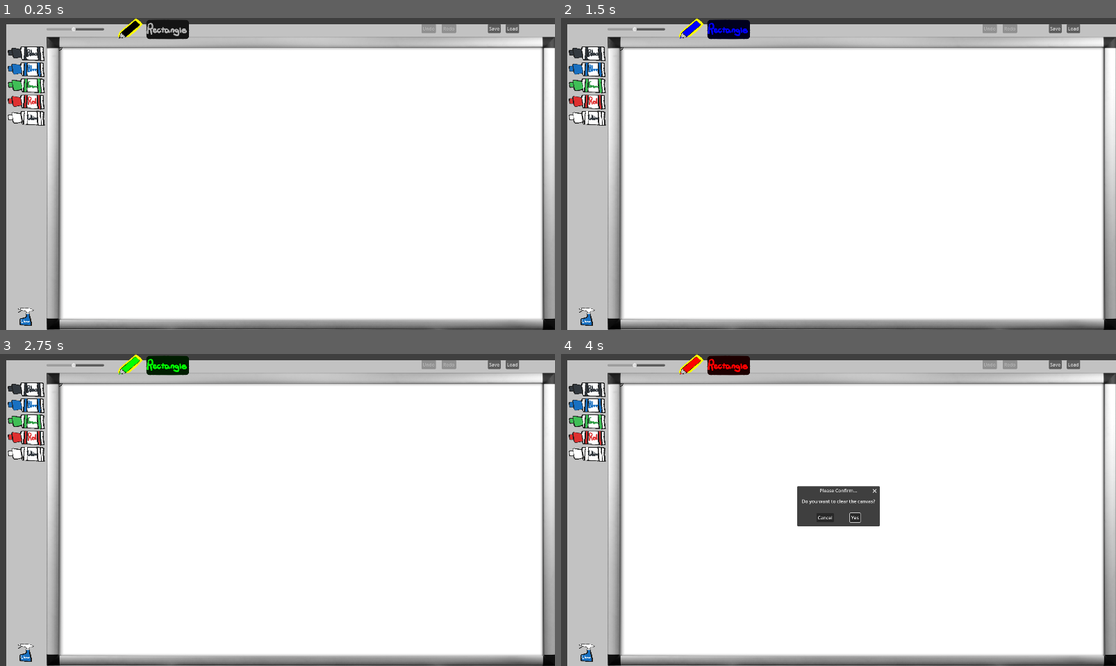
Above: before the commit, frames 1-4 (two rows, left to right).
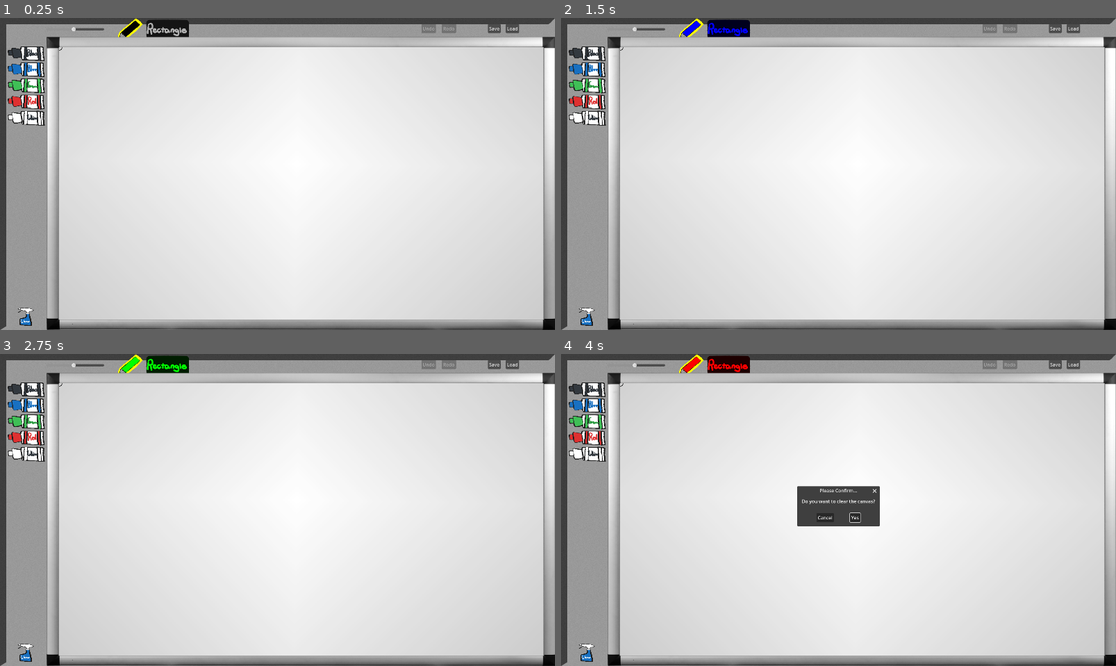
Above: after the commit, the same moments.

Repository: boardshapes/whiteboard
Game: Godot game, scene res://whiteboard.tscn
Same seed, same stepped clock (60 frames per second), same inputs: the game is played once before the commit and once after it.
Inputs (mouse positions are in pixels of both pictures, inside the frame that each line leads up to):
- Up to frame 1 (0.25 s): no input
- Up to frame 2 (1.5 s): click (588, 52) at 0.5 s; click (588, 71) at 1.25 s
- Up to frame 3 (2.75 s): click (27, 422) at 2 s
- Up to frame 4 (4 s): click (588, 438) at 2.75 s; click (588, 653) at 3.5 s

The runs differ from the first frame. In frame 1, 48% of the frame differs, in the area x 0-100%, y 0-100%; in frame 2, 48%; in frame 3, 48%; in frame 4, 48%.

Commit message:
Touched up the appearance

Diff:
--- a/whiteboard/canvas.gd
+++ b/whiteboard/canvas.gd
@@ -14,7 +14,7 @@
 var distance: Vector2
 var mouse_pos: Vector2
 var texture : Texture2D = load("res://circle.png")
-var default_bg : Texture2D = null
+var default_bg : Texture2D = load("res://blank.jpeg")
 var bg : Texture2D = default_bg
 var history : Array = []
 var undo_index = 0
--- a/whiteboard/whiteboard.tscn
+++ b/whiteboard/whiteboard.tscn
@@ -43,14 +43,10 @@
 [node name="ControlSize" type="Control" parent="ButtonsViewport/SubViewport/HBoxContainer"]
 layout_mode = 2
 
-[node name="UIBar" type="Sprite2D" parent="ButtonsViewport/SubViewport/HBoxContainer/ControlSize"]
+[node name="UIBackground" type="Sprite2D" parent="ButtonsViewport/SubViewport/HBoxContainer/ControlSize"]
 z_index = -5
 position = Vector2(960, 540)
 texture = ExtResource("11_r75m2")
-
-[node name="Sprite2D" type="Sprite2D" parent="ButtonsViewport/SubViewport/HBoxContainer/ControlSize"]
-position = Vector2(1041, 573)
-texture = ExtResource("2_2y116")
 
 [node name="BlackColor" type="TextureButton" parent="ButtonsViewport/SubViewport/HBoxContainer/ControlSize"]
 layout_mode = 0
@@ -242,6 +238,11 @@
 
 [node name="Preview" type="Node2D" parent="CanvasViewport/preViewport"]
 script = ExtResource("3_0tebn")
+
+[node name="UIWhiteboard" type="Sprite2D" parent="CanvasViewport"]
+position = Vector2(958.7628, 540.6644)
+scale = Vector2(1.1454754, 1.1454754)
+texture = ExtResource("2_2y116")
 
 [connection signal="mouse_entered" from="ButtonsViewport/SubViewport/HBoxContainer/ControlSize/BlackColor" to="." method="_on_button_mouse_entered"]
 [connection signal="pressed" from="ButtonsViewport/SubViewport/HBoxContainer/ControlSize/BlackColor" to="." method="_on_black_color_pressed"]
Binary file changed: whiteboard/Toolbar.png
Binary file changed: whiteboard/whiteboard.png
Not shown: 1 places in whiteboard/whiteboard.tscn that only renumber resources
